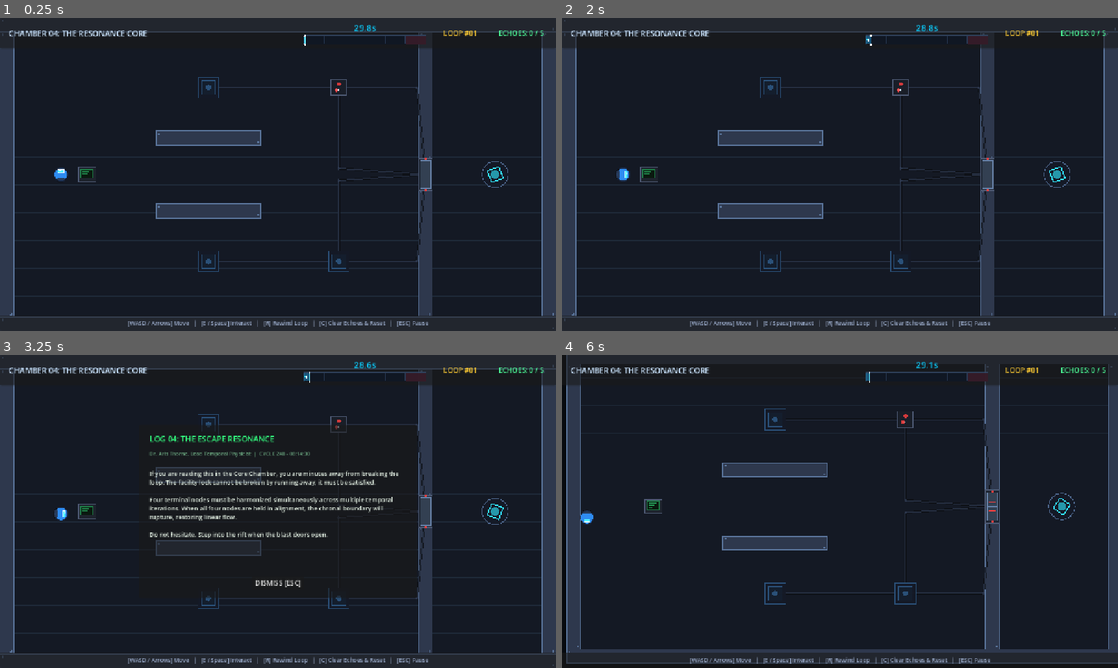
Above: before the commit, frames 1-4 (two rows, left to right).
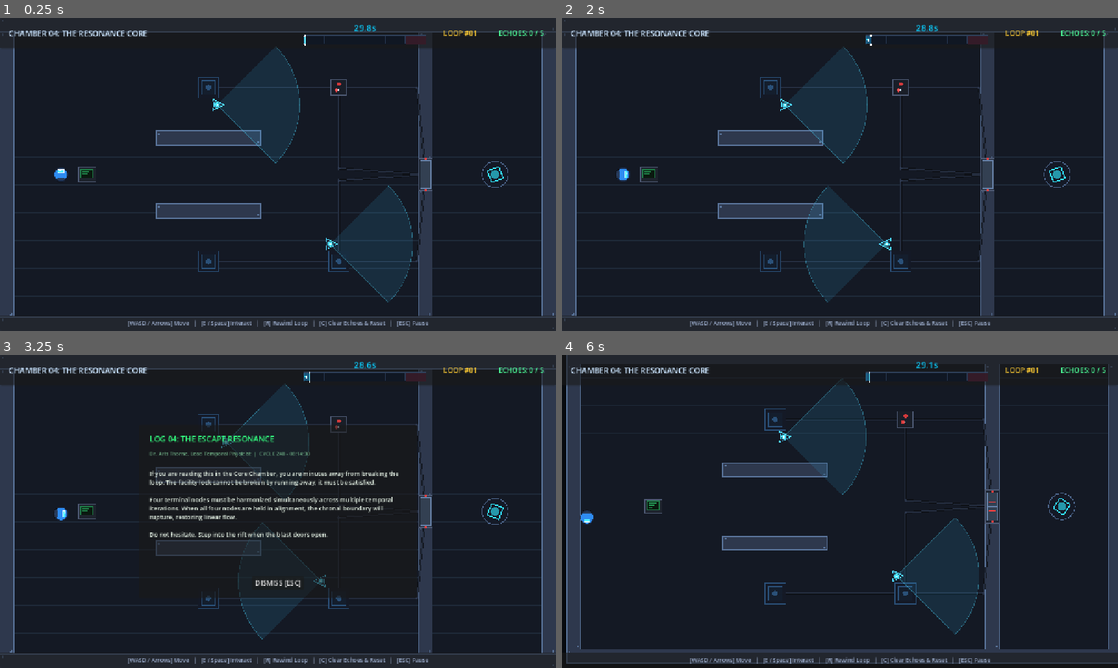
Above: after the commit, the same moments.

Repository: Ghostofzenin08/Echo_of_Dread
Game: Godot game, scene res://scenes/levels/level_04.tscn
Same seed, same stepped clock (60 frames per second), same inputs: the game is played once before the commit and once after it. This scene is started directly instead of the project's main scene.
Inputs:
- Up to frame 1 (0.25 s): no input
- Up to frame 2 (2 s): tap Enter at 0.5 s; hold D (move_right) 0.53-1.25 s; tap C (clear_echoes) at 0.6 s; tap Space at 0.77 s; click "DISMISS [ESC]" at 1.25 s
- Up to frame 3 (3.25 s): hold S (move_down) 2.03-2.78 s; tap E (interact) at 2.1 s; tap Space at 2.27 s; hold D (move_right) from 2.78 s (still down); tap Enter at 2.85 s
- Up to frame 4 (6 s): release D (move_right) at 3.53 s; hold W (move_up) 3.53-4.28 s; tap Backspace at 3.6 s; tap Space at 3.77, 4.52, 5.27 s; tap R (reset_loop) at 4.25 s; hold A (move_left) 4.28-5.78 s; tap P at 4.35 s; tap C (clear_echoes) at 5.1 s; hold S (move_down) from 5.78 s (still down); hold E (interact) from 5.78 s (still down)

The runs differ from the first frame. In frame 1, 5.9% of the frame differs, in the area x 38-75%, y 9-91%; in frame 2, 5.8%; in frame 3, 1.7%; in frame 4, 6.0%, in the area x 39-75%, y 7-90%.

Commit message:
feat(level): place dual security drones guarding chamber 04 core

Diff:
--- a/scenes/levels/level_04.tscn
+++ b/scenes/levels/level_04.tscn
@@ -12,6 +12,7 @@
 [ext_resource type="PackedScene" path="res://scenes/interactables/level_exit.tscn" id="10_exit"]
 [ext_resource type="PackedScene" path="res://scenes/interactables/circuit_wire.tscn" id="11_wire"]
 [ext_resource type="PackedScene" path="res://scenes/ui/game_hud.tscn" id="12_hud"]
+[ext_resource type="PackedScene" path="res://scenes/entities/security_drone.tscn" id="13_drone"]
 
 [node name="Level04" type="Node2D"]
 script = ExtResource("1_lvl4")
@@ -65,4 +66,14 @@
 
 [node name="WireMaster" parent="." instance=ExtResource("11_wire")]
 
+[node name="SecurityDroneNorth" parent="." instance=ExtResource("13_drone")]
+position = Vector2(500, 200)
+waypoint_offsets = PackedVector2Array(0, 0, 260, 0)
+patrol_speed = 70.0
+
+[node name="SecurityDroneSouth" parent="." instance=ExtResource("13_drone")]
+position = Vector2(760, 520)
+waypoint_offsets = PackedVector2Array(0, 0, -260, 0)
+patrol_speed = 70.0
+
 [node name="GameHUD" parent="." instance=ExtResource("12_hud")]
Not shown: 1 places in scenes/levels/level_04.tscn that only renumber resources
